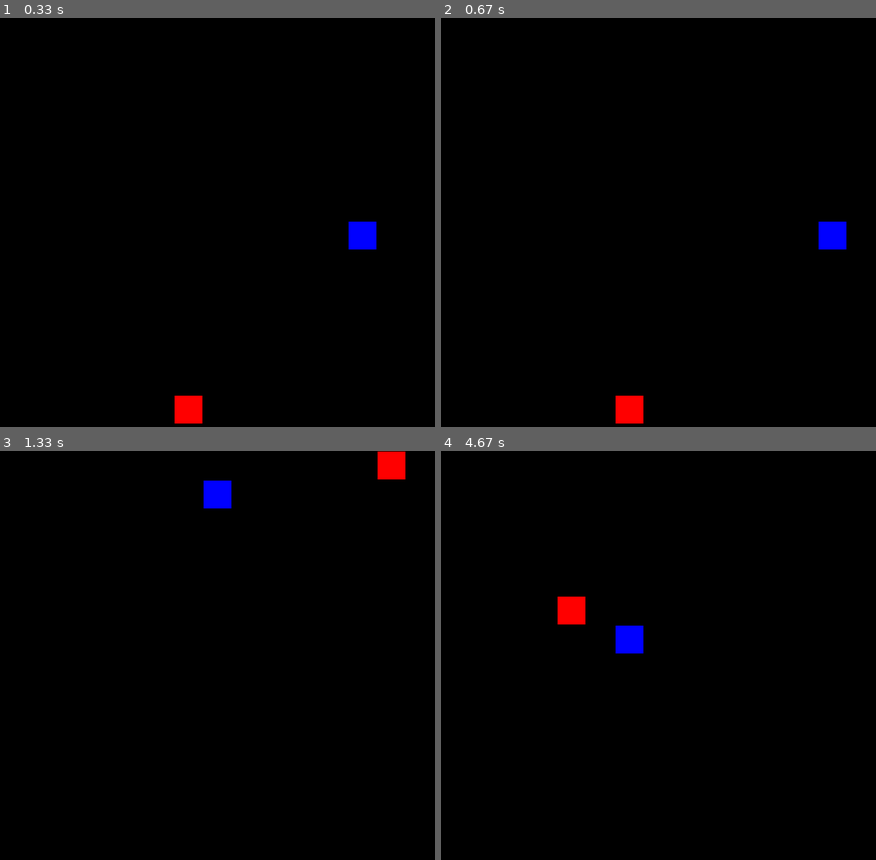
Above: before the commit, frames 1-4 (two rows, left to right).
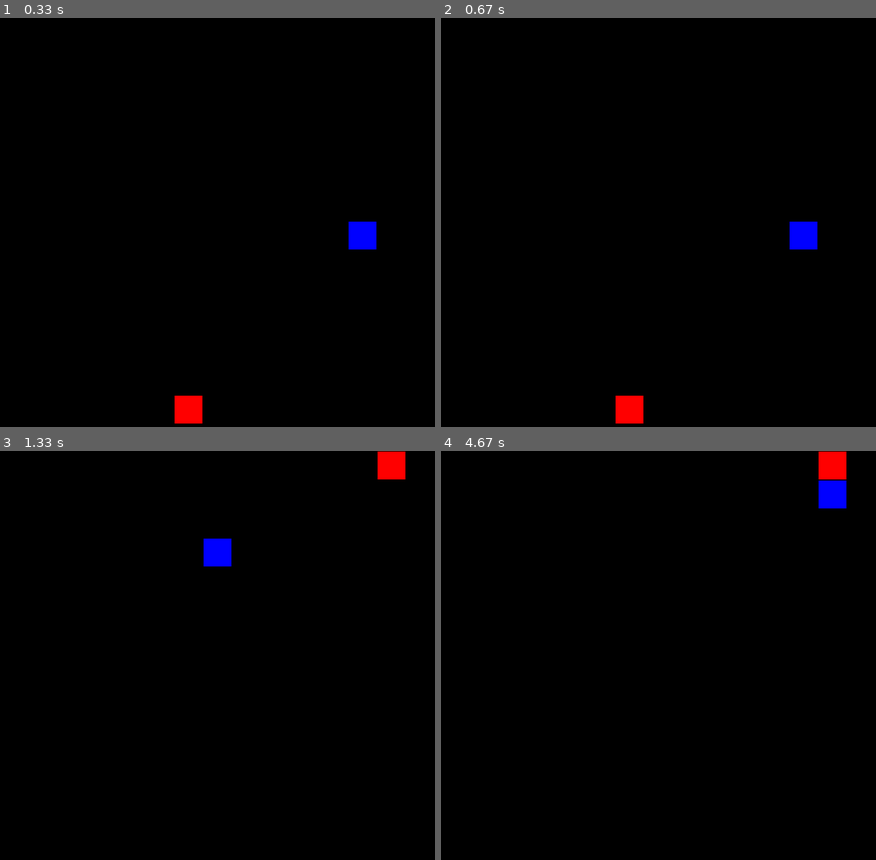
Above: after the commit, the same moments.

Repository: Alejandro-Mirez/Pygame-snake
Game: pygame game, started from src/main.py
Same seed, same stepped clock (60 frames per second), same inputs: the game is played once before the commit and once after it.
Inputs:
- Up to frame 1 (0.33 s): no input
- Up to frame 2 (0.67 s): hold Right from 0.33 s (still down)
- Up to frame 3 (1.33 s): release Right at 0.8 s; hold Up 0.83-1.18 s; hold Right from 1.22 s (still down)
- Up to frame 4 (4.67 s): release Right at 1.68 s; hold Down 2.28-2.73 s; hold Left 2.77-3.22 s; hold Up 3.25-3.7 s; hold Right 3.73-4.37 s; hold Down from 4.4 s (still down)

Frame 1 is identical in both runs. In frame 2, 0.9% of the frame differs, in the area x 80-94%, y 49-57%; in frame 3, 0.9%; in frame 4, 1.7%, in the area x 26-94%, y 0-50%.

Commit message:
opposite key prevention, speed up, still after reset and score count

Diff:
--- a/src/main.py
+++ b/src/main.py
@@ -10,19 +10,14 @@
 screen = pygame.display.set_mode([square_width] * 2)
 clock = pygame.time.Clock()
 running = True
-player_pos = pygame.Vector2(screen.get_width() / 2, screen.get_height() / 2)
-snake_speed = 7
-last_key = []
+snake_speed = 6
+last_key = ""
+score = 0
+
 
 def generate_starting_position():
     position_range = (pixel_width // 2, square_width - pixel_width // 2, pixel_width)
     return [random.randrange(*position_range), random.randrange(*position_range)]
-
-
-def reset():
-    target.center = generate_starting_position()
-    snake_pixel.center = generate_starting_position()
-    return snake_pixel.copy()
 
 
 def is_out_of_bounds():
@@ -45,64 +40,73 @@
         if event.type == pygame.QUIT:
             running = False
 
-    screen.fill("black")
+    def draw_snake():
+        for snake_part in snake:
+            pygame.draw.rect(screen, "blue", snake_part)
+
+
+    def draw_target():
+        pygame.draw.rect(screen, "red", target)
+
+
+# HITTING THE WALL
 
     if is_out_of_bounds():
-        snake_length = 1
-        snake_speed = 7
-        target.center = generate_starting_position()
+        snake_length = 1 # reset snake length
+        snake_speed = 6 # reset snake speed
+        snake_direction = (0, 0) # reset snake direction so it stays still after reset
+        last_key = "" # reset last key so that if we lost moving in one direction...
+        # ...we are able to start moving in the opposite direction after reset
+
+        target.center = generate_starting_position() # generate new positions
         snake_pixel.center = generate_starting_position()
-        snake = [snake_pixel.copy()]
+        print("Your score is: ", score)
+        score = 0 # reset score
+
+
+# EATING THE TARGET
 
     if snake_pixel.center == target.center:
         target.center = generate_starting_position()
         snake_length += 1
         snake.append(snake_pixel.copy())
-        print("previous speed: ", snake_speed)
-        snake_speed += 2
-        print("increased snake speed! Current speed: ", snake_speed)
+        snake_speed += 1
+        score += 1
 
-
-# steering
+# STEERING
 
     keys = pygame.key.get_pressed()
 
-    if keys[pygame.K_UP]:
-        if last_key == "down":
-            print("bad move")
-        else:
-            last_key = "up"
-            snake_direction = (0, - pixel_width)
+    if keys[pygame.K_UP] and last_key != "down":
+        last_key = "up"
+        snake_direction = (0, - pixel_width)
 
-    if keys[pygame.K_DOWN]:
-        if last_key == "up":
-            print("bad move")
-        else:
-            last_key = "down"
-            snake_direction = (0, pixel_width)
+    if keys[pygame.K_DOWN] and last_key != "up":
+        last_key = "down"
+        snake_direction = (0, pixel_width)
 
-    if keys[pygame.K_LEFT]:
-        if last_key == "right":
-            print("bad move")
-        else:
-            last_key = "left"
-            snake_direction = (- pixel_width, 0)
+    if keys[pygame.K_LEFT] and last_key != "right":
+        last_key = "left"
+        snake_direction = (- pixel_width, 0)
 
-    if keys[pygame.K_RIGHT]:
-       if last_key == "left":
-           print("bad move")
-       else:
-           last_key = "right"
-           snake_direction = (pixel_width, 0)
+    if keys[pygame.K_RIGHT] and last_key != "left":
+        last_key = "right"
+        snake_direction = (pixel_width, 0)
 
 
-    for snake_part in snake:
-        pygame.draw.rect(screen, "blue", snake_part)
+# DRAWING SNAKE AND TARGET
 
-    pygame.draw.rect(screen, "red", target)
+    screen.fill("black")
 
+    draw_snake()
+
+    draw_target()
+
+
+# MOVING ANIMATION
+
+    snake.append(snake_pixel.copy())
     snake_pixel.move_ip(snake_direction)
-    snake.append(snake_pixel.copy())
     snake = snake[-snake_length:]
 
     pygame.display.flip()
@@ -110,5 +114,4 @@
     clock.tick(snake_speed)
 
 
-
 pygame.quit()
